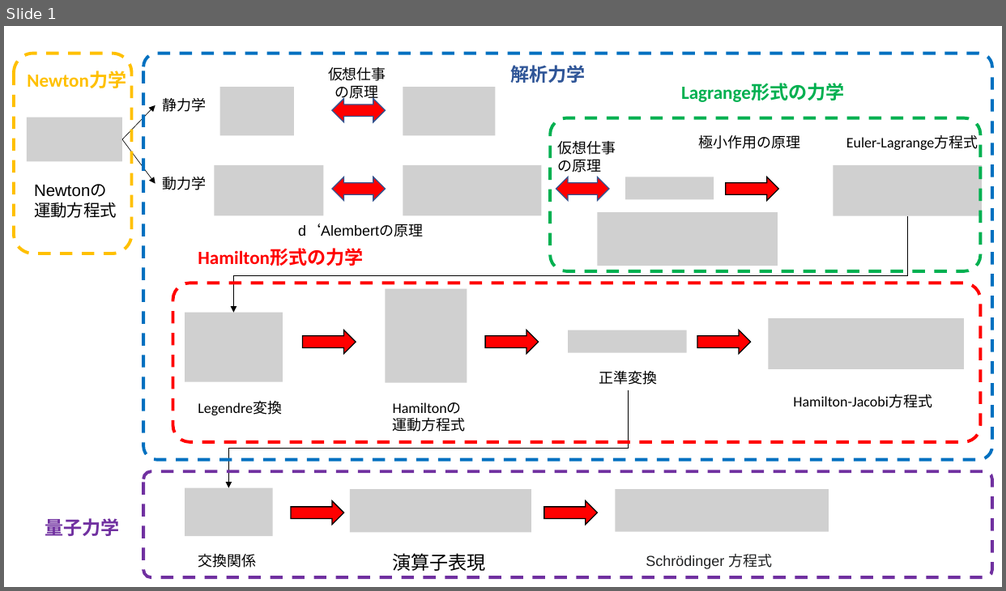
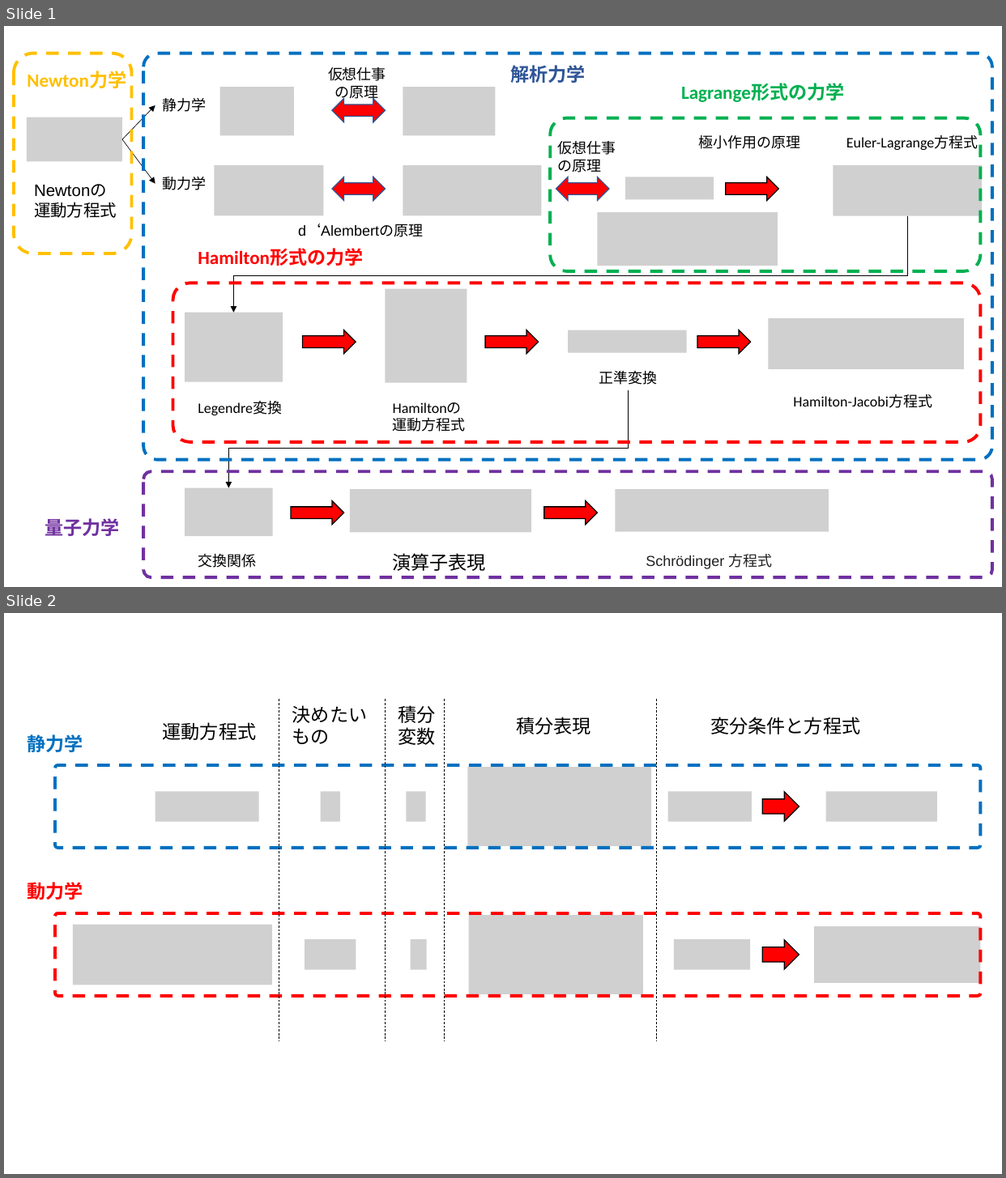
Before and after one commit to kaityo256/classical_mechanics, a slide deck: preface/fig/fig.pptx. Shown one above the other, each under a label of ours: slide 1 before the commit, slides 1 and 2 after it. The pictures are 1006x591 and 1006x1178 pixels, drawn with LibreOffice and Linux fonts; fonts in the diff are those of the drawing; grey boxes stand for pictures. Boxes give left, top, right and bottom in pixels: in the first picture for what was removed or moved away, otherwise in the second. Text is boxed around its words. In the diff, an @@ line names an element or a change of style, - is before the commit and + after.

Commit message:
:memo: updates figs

```diff
--- a/preface/fig/fig.pptx
+++ b/preface/fig/fig.pptx
@@ slide 2 added at (4,613,1002,1174), background #FFFFFF @@
@@ line added from (279, 699) to (279, 1041), #000000 0.5 pt dashed @@
@@ text added at (292,705,367,744), 18 pt, text #000000 @@
+決めたい
+もの
@@ line added from (385, 699) to (385, 1041), #000000 0.5 pt dashed @@
@@ text added at (398,705,436,745), 18 pt, text #000000 @@
+積分
+変数
@@ line added from (444, 699) to (444, 1041), #000000 0.5 pt dashed @@
@@ line added from (656, 699) to (656, 1041), #000000 0.5 pt dashed @@
@@ text added at (163,722,256,740), 18 pt, text #000000 @@
+運動方程式
@@ text added at (516,717,590,735), 18 pt, text #000000 @@
+積分表現
@@ text added at (710,717,860,735), 18 pt, text #000000 @@
+変分条件と方程式
@@ text added at (27,735,83,752), 18 pt, text #0070C0, bold @@
+静力学
@@ rounded rectangle added at (55,766,980,848), outline #0070C0 3 pt dashed @@
@@ picture added at (467,767,651,846) @@
@@ picture added at (155,791,259,821) @@
@@ picture added at (321,791,340,821) @@
@@ picture added at (406,791,425,821) @@
@@ picture added at (668,791,752,821) @@
@@ right arrow added at (762,792,799,821), fill #FF0000, outline #000000 1 pt @@
@@ picture added at (826,791,938,821) @@
@@ text added at (27,882,83,900), 18 pt, text #FF0000, bold @@
+動力学
@@ rounded rectangle added at (55,914,980,996), outline #FF0000 3 pt dashed @@
@@ picture added at (73,924,272,985) @@
@@ picture added at (469,915,643,995) @@
@@ picture added at (814,926,980,983) @@
@@ picture added at (305,939,356,969) @@
@@ picture added at (411,939,427,969) @@
@@ picture added at (674,939,750,969) @@
@@ right arrow added at (762,940,799,969), fill #FF0000, outline #000000 1 pt @@
```
